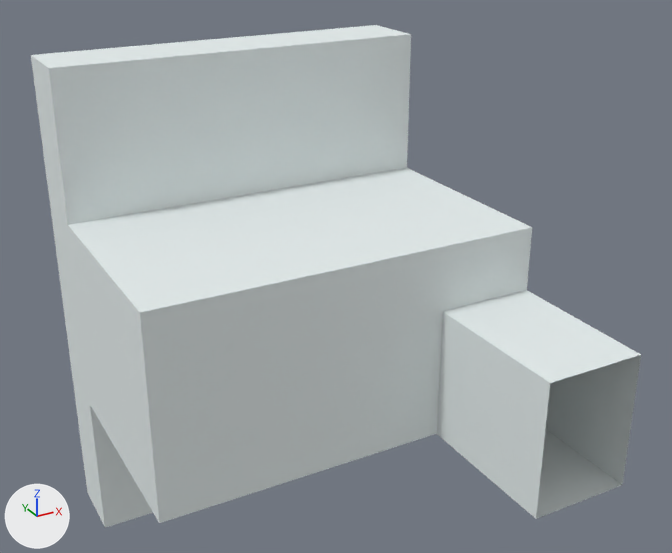
Two versions of the FBX model Assets/Models/Level 1/CryoChamber/Grey1.FBX, one commit apart.
One viewpoint serves both versions: a camera (50 mm lens) standing at (-57.5, -214.2, 12.2) and looking at (-40.1, -182.5, -3.6). Arrows for +X, +Y and +Z are at lower left; the lights stay in place.
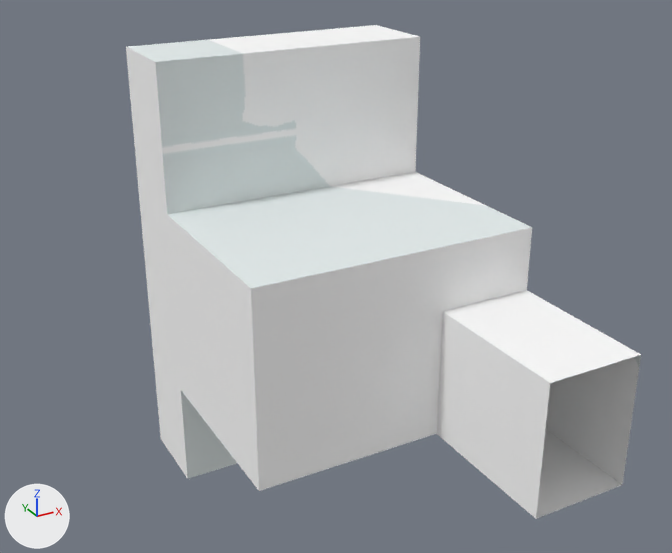
The change in detail:
me_mesh is used by ob_object118; location (-35.06, -218.06, -14.93).
me_mesh had 42 vertices, 78 faces and spanned x -14.7..2.2, y 25.2..44.6, z -2.2..20.0.
me_mesh now has 42 vertices, 78 faces and spans x -10.6..2.2, y 25.2..44.6, z -0.3..20.0.
me_mesh part 1: 24 of 42 vertices moved; they spanned x -14.7..2.2, y 31.8..44.6, z -2.2..20.0 and now span x -10.6..2.2, y 31.8..44.6, z -0.3..20.0; mean shift (2.2, -0.4, 0.5); largest move (-14.7, 41.4, -2.2) -> (-10.6, 40.7, -0.3).
me_mesh part 2: 78 kept faces spanning x -10.6..2.2, y 25.2..44.6, z -0.3..20.0 get new texture (UV) coordinates.

Location of each change, [x1, y1, x2, y2] in pixels of the pictures (672 x 553 px; the box of a moved part takes in the faces that stretch with it):
'Object118', reshaped (16% narrower)
    before: [31, 25, 641, 528]
    after: [126, 25, 641, 519]
part 1 of me_mesh, moved or reshaped
    before: [31, 25, 532, 528]
    after: [126, 25, 532, 491]
part 2 of me_mesh, surface changed
    both: [437, 228, 641, 519]
